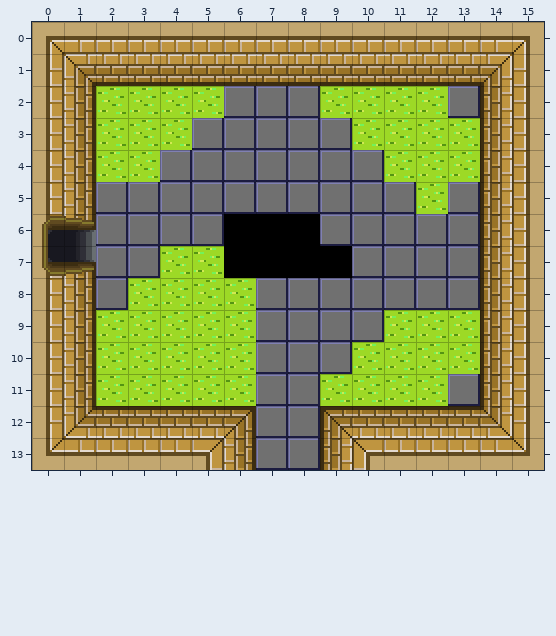
Tiled map, stored at resources/rooms/12-10-slime_key-first-spawner.tmx. Above is the file before it was changed.
Cells are 16x16 px. Shown: x 0..15, y 0..13.
Once edited:
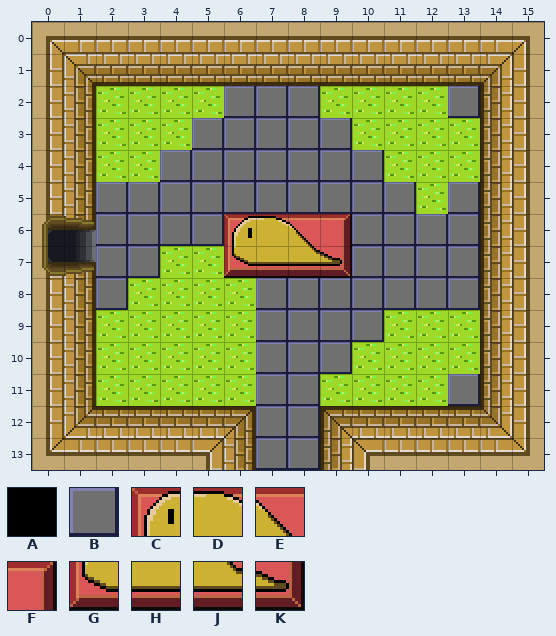
Key: from "dungeon": A 9, B 45, C 234, D 235, E 236, F 237, G 250, H 251, J 252, K 253.
_ is an empty cell.
Log entry: Add a golden statue on a large red block to the spawner rooms
From old to new:
Layer "Tiles":
Tile C replaces tile A in row 6 at x 6.
Tile D replaces tile A in row 6 at x 7.
Tile E replaces tile A in row 6 at x 8.
Tile F replaces tile B in row 6 at x 9.
Tile G replaces tile A in row 7 at x 6.
Tile H replaces tile A in row 7 at x 7.
Tile J replaces tile A in row 7 at x 8.
Tile K replaces tile A in row 7 at x 9.
